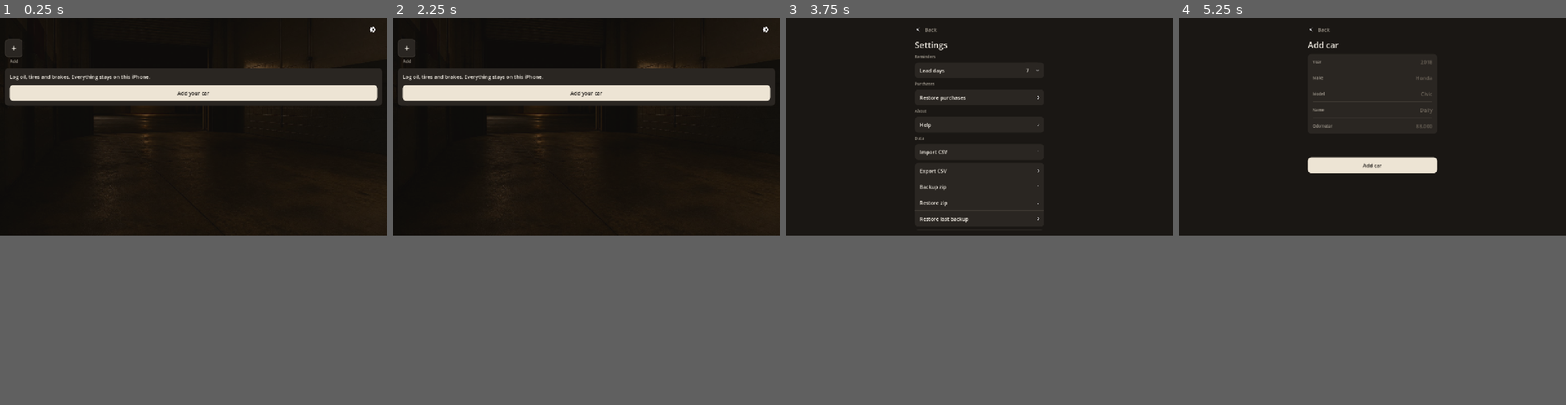
Above: before the commit, frames 1-4 (left to right).
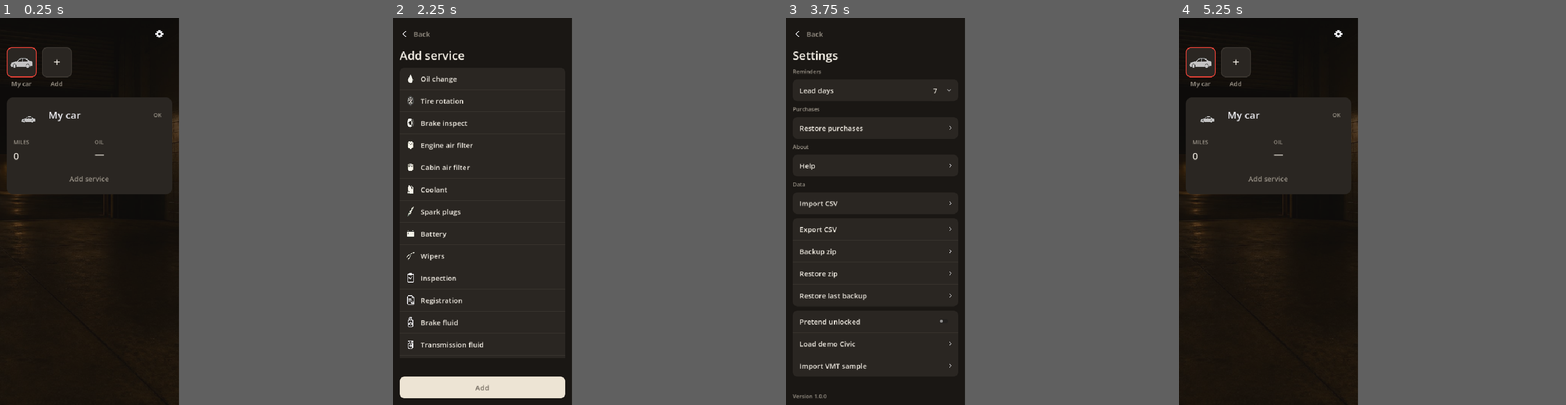
Above: after the commit, the same moments.

Repository: OrehRuoy/OilDue
Game: Godot game, scene res://scenes/garage.tscn
Same seed, same stepped clock (60 frames per second), same inputs: the game is played once before the commit and once after it.
Inputs (mouse positions are in pixels of both pictures, inside the frame that each line leads up to; where the layout moved, square brackets give the same spot in the first picture):
- Up to frame 1 (0.25 s): no input
- Up to frame 2 (2.25 s): click (601, 72) at 0.5 s, where only the run after the commit has a clickable "My car"; click (447, 25) at 1.25 s, where only the run after the commit has a clickable "Back"; click (586, 107) at 2 s, where only the run after the commit has a clickable "Add service"
- Up to frame 3 (3.75 s): click (840, 25) at 2.75 s, where only the run after the commit has a clickable "Back"; click (1138, 25) [1161, 29] at 3.5 s
- Up to frame 4 (5.25 s): click "Back" at 4.25 s; click (1194, 52) at 5.02 s
The window is 800x450 before the commit and 370x800 after it. Grey fills any space a smaller window leaves; there, only what the larger window draws over its background counts as a difference.

The runs differ from the first frame. In frame 1, 13% of the frame differs, in the area x 0-100%, y 0-63%; in frame 2, 16%, in the area x 1-100%, y 0-99%; in frame 3, 2.1%; in frame 4, 3.2%.

Commit message:
Day 38: phone stretch (428x926) + first-run My car placeholder
Viewport 428x926 canvas_items expand; window override 1280x720 for editor. Garage hit targets bump. First-run seeds one My car with silhouette, no fake miles/history. Existing garage.json untouched.

Diff:
--- a/project.godot
+++ b/project.godot
@@ -30,8 +30,10 @@
 
 [display]
 
-window/size/viewport_width=1280
-window/size/viewport_height=720
+window/size/viewport_width=428
+window/size/viewport_height=926
+window/size/window_width_override=1280
+window/size/window_height_override=720
 window/stretch/mode="canvas_items"
 window/stretch/aspect="expand"
 window/handheld/orientation=6
--- a/scenes/garage.tscn
+++ b/scenes/garage.tscn
@@ -111,7 +111,7 @@
 
 [node name="CarStrip" type="ScrollContainer" parent="SafeArea/Column"]
 unique_name_in_owner = true
-custom_minimum_size = Vector2(0, 86)
+custom_minimum_size = Vector2(0, 110)
 layout_mode = 2
 size_flags_horizontal = 3
 vertical_scroll_mode = 0
@@ -180,7 +180,7 @@
 
 [node name="CardNick" type="Button" parent="SafeArea/Column/ListingCard/CardCol/HeroRow/InfoCol/NameRow"]
 unique_name_in_owner = true
-custom_minimum_size = Vector2(0, 36)
+custom_minimum_size = Vector2(0, 44)
 layout_mode = 2
 size_flags_horizontal = 3
 theme_override_colors/font_color = Color(0.94902, 0.94902, 0.968627, 1)
--- a/scripts/garage.gd
+++ b/scripts/garage.gd
@@ -4,8 +4,9 @@
 const ServiceIcons = preload("res://scripts/service_icons.gd")
 const PanScroll = preload("res://scripts/pan_scroll.gd")
 const TAP_MIN := 44.0
-const ROW_MIN := 56.0
-const TILE := 60.0
+const ROW_MIN := 64.0
+const TILE := 72.0
+const TILE_WRAP_H := 96.0
 const COLOR_PRIMARY := Color("#F4EFE6")
 const COLOR_SURFACE := Color("#2A2622")
 const COLOR_HAIRLINE := Color("#3D3832")
@@ -143,7 +144,7 @@
 func _make_tile(vehicle: Dictionary, selected: bool) -> Control:
 	var vid := str(vehicle.get("id", ""))
 	var wrap := Button.new()
-	wrap.custom_minimum_size = Vector2(TILE, 82)
+	wrap.custom_minimum_size = Vector2(TILE, TILE_WRAP_H)
 	wrap.flat = true
 	var empty := StyleBoxEmpty.new()
 	wrap.add_theme_stylebox_override("normal", empty)
@@ -216,7 +217,7 @@
 	name_label.clip_text = true
 	name_label.mouse_filter = Control.MOUSE_FILTER_IGNORE
 	name_label.add_theme_color_override("font_color", COLOR_SECONDARY)
-	name_label.add_theme_font_size_override("font_size", 13)
+	name_label.add_theme_font_size_override("font_size", 15)
 	name_label.custom_minimum_size = Vector2(TILE, 0)
 
 	col.add_child(panel)
@@ -227,7 +228,7 @@
 
 func _make_add_tile() -> Control:
 	var wrap := Button.new()
-	wrap.custom_minimum_size = Vector2(TILE, 82)
+	wrap.custom_minimum_size = Vector2(TILE, TILE_WRAP_H)
 	wrap.flat = true
 	var empty := StyleBoxEmpty.new()
 	wrap.add_theme_stylebox_override("normal", empty)
@@ -291,7 +292,7 @@
 	name_label.clip_text = true
 	name_label.mouse_filter = Control.MOUSE_FILTER_IGNORE
 	name_label.add_theme_color_override("font_color", COLOR_MUTED)
-	name_label.add_theme_font_size_override("font_size", 13)
+	name_label.add_theme_font_size_override("font_size", 15)
 	name_label.custom_minimum_size = Vector2(TILE, 0)
 
 	col.add_child(panel)
@@ -324,21 +325,27 @@
 	var stored := str(vehicle.get("name", "")).strip_edges()
 	if stored != "":
 		return stored
-	return ("%s %s %s" % [
-		vehicle.get("year", ""),
-		vehicle.get("make", ""),
-		vehicle.get("model", ""),
-	]).strip_edges()
+	return _vehicle_spec_line(vehicle)
+
+
+func _vehicle_spec_line(vehicle: Dictionary) -> String:
+	var year := _as_int(vehicle.get("year"), 0)
+	var make := str(vehicle.get("make", "")).strip_edges()
+	var model := str(vehicle.get("model", "")).strip_edges()
+	var parts: PackedStringArray = PackedStringArray()
+	if year > 0:
+		parts.append(str(year))
+	if make != "":
+		parts.append(make)
+	if model != "":
+		parts.append(model)
+	return " ".join(parts)
 
 
 func _fill_card(vehicle: Dictionary) -> void:
 	_fill_card_photo(str(vehicle.get("photo", "")))
 	_card_nick.text = _vehicle_display_name(vehicle)
-	_card_spec.text = ("%s %s %s" % [
-		vehicle.get("year", ""),
-		vehicle.get("make", ""),
-		vehicle.get("model", ""),
-	]).strip_edges()
+	_card_spec.text = _vehicle_spec_line(vehicle)
 	_miles_val.text = _format_miles(_miles)
 	var rows := _collect_rows(vehicle)
 	_add_service.text = "Add another service" if rows.size() >= 1 else "Add service"
--- a/scripts/garage_store.gd
+++ b/scripts/garage_store.gd
@@ -832,7 +832,23 @@
 		"currency": "USD",
 		"notify_lead_days": 7,
 		"unlocked": false,
-		"vehicles": [],
+		"vehicles": [
+			{
+				"id": "v_01",
+				"year": 0,
+				"make": "",
+				"model": "",
+				"name": "My car",
+				"vin": "",
+				"plate": "",
+				"odometer": 0,
+				"odometer_date": "",
+				"photo": "",
+				"archived": false,
+				"services": [],
+				"history": [],
+			},
+		],
 	}
 
 
Not shown, changed: PLAN.md
